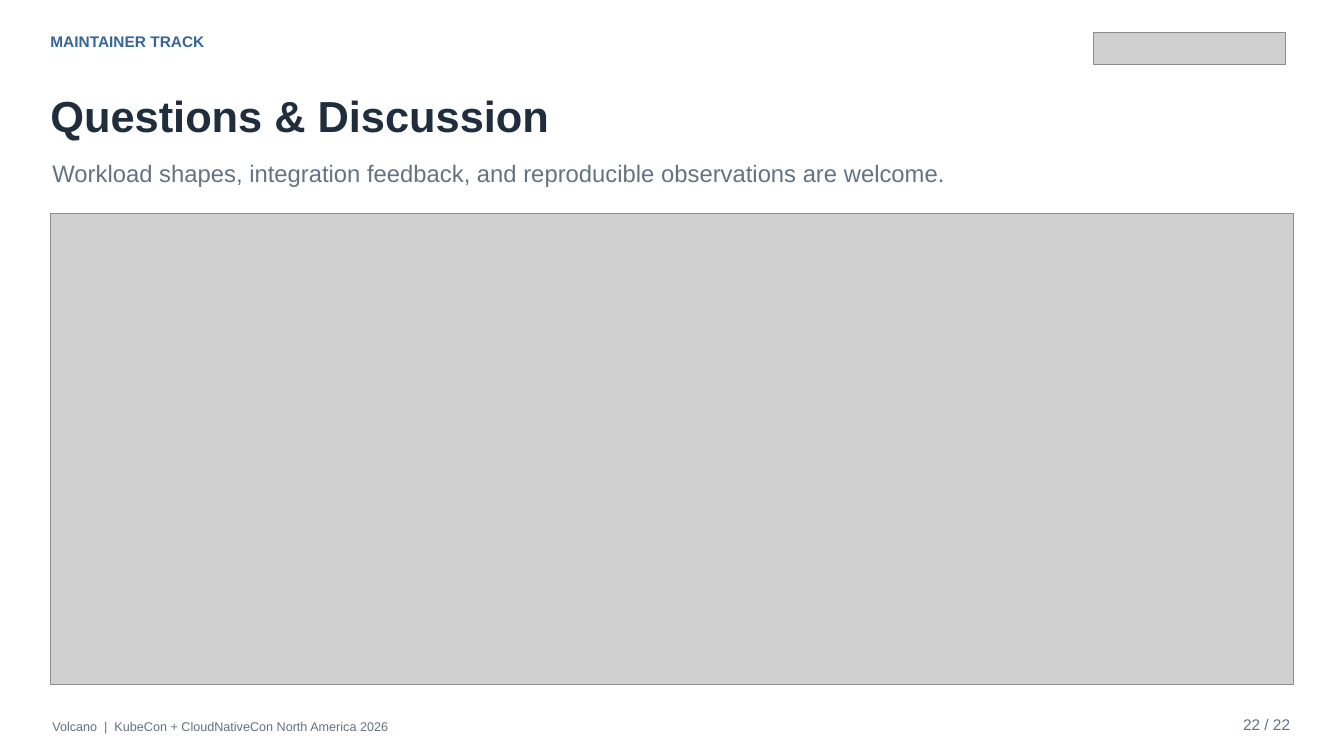
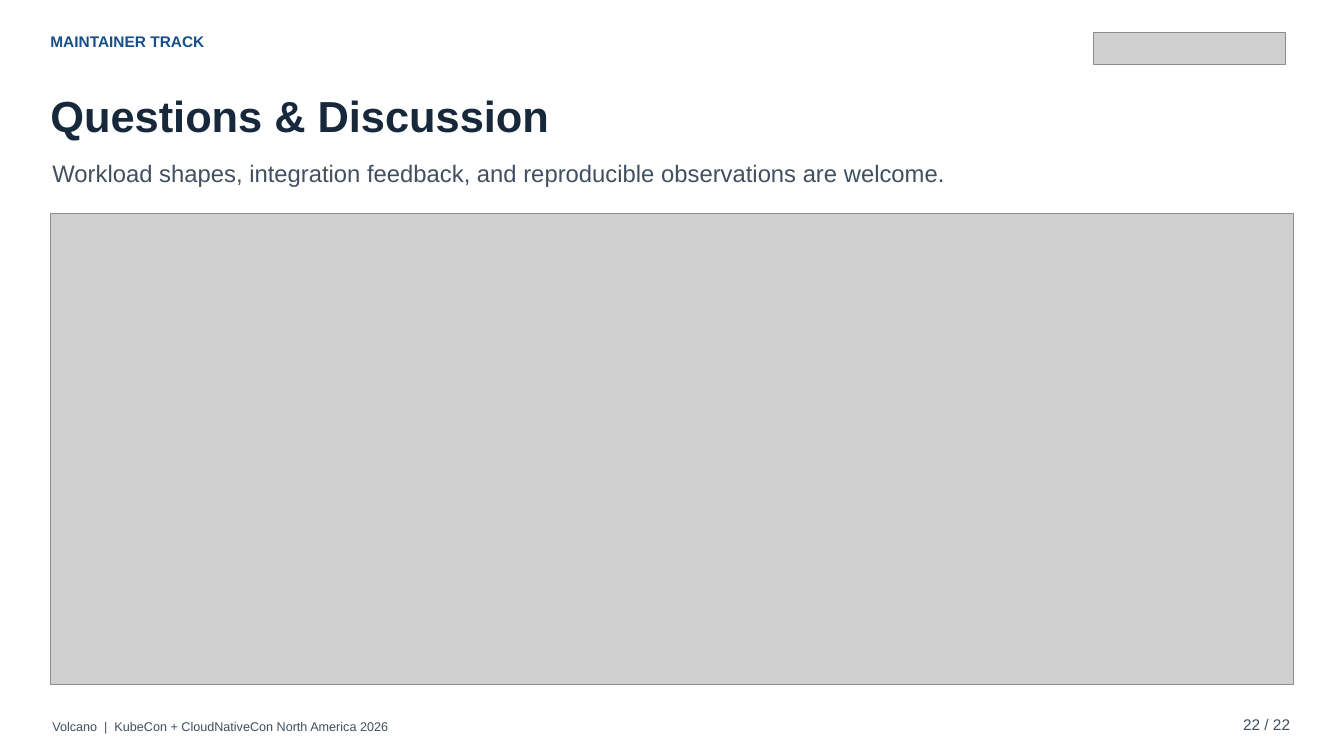
Before and after one commit to JesseStutler/volcano, a slide deck: slide 22 of docs/ppt/Volcano_KubeCon_NA_2026.pptx. Drawn at 1344x756 pixels with LibreOffice and Linux fonts; fonts in the diff are those of the drawing; grey boxes stand for pictures; background and template pictures are left out. Boxes give left, top, right and bottom in pixels: in the first picture for what was removed or moved away, otherwise in the second. Text is boxed around its words. In the diff, an @@ line names an element or a change of style, - is before the commit and + after.

```diff
--- a/docs/ppt/Volcano_KubeCon_NA_2026.pptx
+++ b/docs/ppt/Volcano_KubeCon_NA_2026.pptx
@@ text "MAINTAINER TRACK" at [50, 36, 204, 47]: text colour #356696 to #164F89 @@
@@ text colour #647282 to #414F60 in 3 elements at [52, 164, 945, 187], [52, 722, 388, 731], [1243, 719, 1290, 730] @@
```
Also in this commit, not shown: 21 other slides changed, 51 other files.
